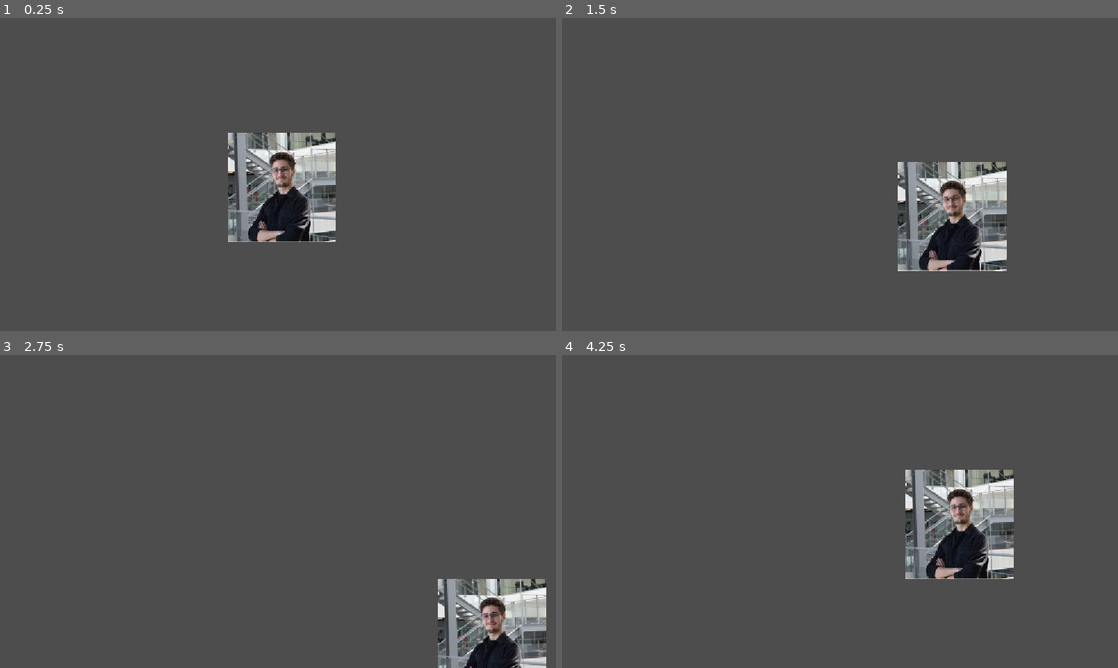
Above: before the commit, frames 1-4 (two rows, left to right).
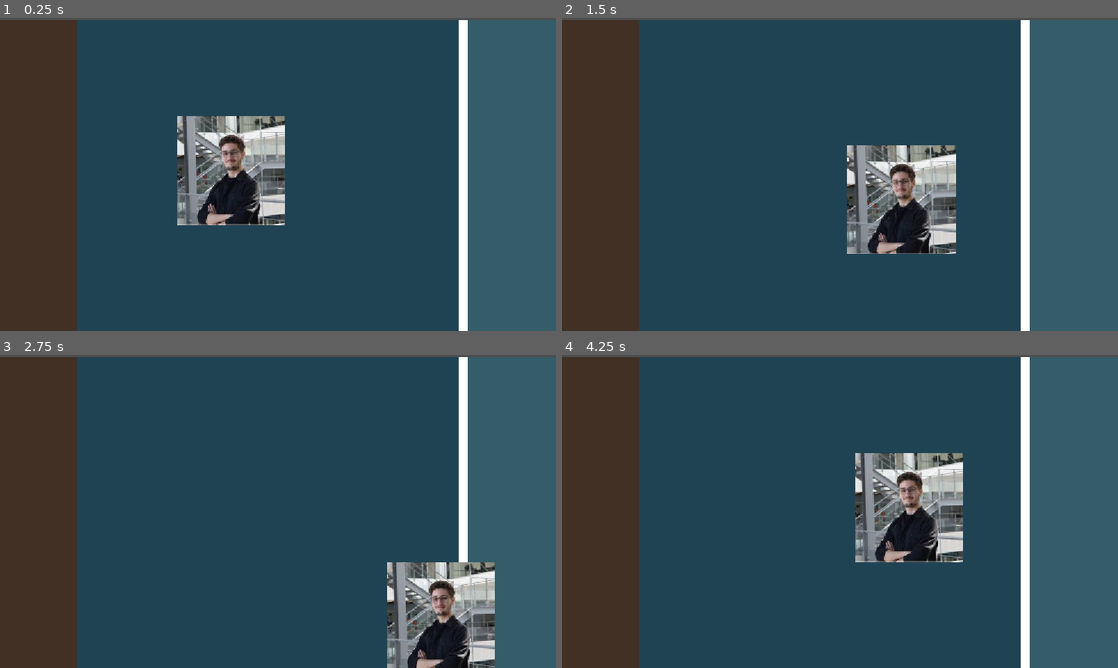
Above: after the commit, the same moments.

Repository: mariusstokkebro/Fish-fish-Fish
Game: Godot game, scene res://Scenes/level.tscn
The game is run twice, just before and just after one commit, with the same random seed, the same clock (stepped at 60 frames per second) and the same inputs. Before the commit the project starts from res://Scenes/MainDog_scene.tscn.
Inputs:
- Up to frame 1 (0.25 s): no input
- Up to frame 2 (1.5 s): tap Enter at 0.5 s; hold Right (ui_right) 0.53-1.28 s; hold Down (ui_down) from 1.28 s (still down)
- Up to frame 3 (2.75 s): release Down (ui_down) at 2.03 s; hold Right (ui_right) from 2.03 s (still down)
- Up to frame 4 (4.25 s): release Right (ui_right) at 2.78 s; hold Up (ui_up) 2.78-3.53 s; hold Left (ui_left) from 3.53 s (still down)

The runs differ from the first frame. In frame 1, 98% of the frame differs, in the area x 0-100%, y 0-100%; in frame 2, 98%; in frame 3, 98%; in frame 4, 98%.

Commit message:
player added to level

Diff:
--- /dev/null
+++ b/gorilla-fighting-game/Objects/porcupine_body.tscn
@@ -0,0 +1,16 @@
+[gd_scene format=3 uid="uid://cxp7tw36ke0yh"]
+
+[ext_resource type="Script" uid="uid://bra6eglb865r2" path="res://Scripts/character_body_2d.gd" id="1_mknlu"]
+[ext_resource type="Texture2D" uid="uid://1b0unr4q1sp4" path="res://Sprites/hehe.jpg" id="2_ayemm"]
+
+[sub_resource type="RectangleShape2D" id="RectangleShape2D_66c54"]
+
+[node name="PorcupineBody" type="CharacterBody2D" unique_id=313664581]
+script = ExtResource("1_mknlu")
+
+[node name="CollisionShape2D" type="CollisionShape2D" parent="." unique_id=543348037]
+shape = SubResource("RectangleShape2D_66c54")
+debug_color = Color(0.1399397, 0.54745126, 0.91012627, 0.41960785)
+
+[node name="Sprite2D" type="Sprite2D" parent="." unique_id=515046900]
+texture = ExtResource("2_ayemm")
--- /dev/null
+++ b/gorilla-fighting-game/Scenes/level.tscn
@@ -0,0 +1,55 @@
+[gd_scene format=3 uid="uid://m7uktegwyayq"]
+
+[ext_resource type="PackedScene" uid="uid://cxp7tw36ke0yh" path="res://Objects/porcupine_body.tscn" id="1_tumq0"]
+
+[node name="Level" type="Node2D" unique_id=13814193]
+position = Vector2(0, 4)
+
+[node name="OceanL" type="Node2D" parent="." unique_id=1603513351]
+position = Vector2(160, 0)
+scale = Vector2(800, 1080)
+
+[node name="ColorRect" type="ColorRect" parent="OceanL" unique_id=1621409080]
+offset_right = 1.0
+offset_bottom = 1.0
+mouse_filter = 2
+color = Color(0.1254902, 0.2627451, 0.3254902, 1)
+
+[node name="OceanL2" type="Node2D" parent="." unique_id=1347926857]
+position = Vector2(960, 0)
+scale = Vector2(800, 1080)
+
+[node name="ColorRect" type="ColorRect" parent="OceanL2" unique_id=845104509]
+offset_right = 1.0
+offset_bottom = 1.0
+mouse_filter = 2
+color = Color(0.20392157, 0.36078432, 0.4117647, 1)
+
+[node name="Divider" type="Node2D" parent="." unique_id=1628844154]
+position = Vector2(950, 0)
+scale = Vector2(20, 1080)
+
+[node name="ColorRect" type="ColorRect" parent="Divider" unique_id=1300069329]
+offset_right = 1.0
+offset_bottom = 1.0
+
+[node name="RodL" type="Node2D" parent="." unique_id=1811222397]
+scale = Vector2(160, 1080)
+
+[node name="ColorRect" type="ColorRect" parent="RodL" unique_id=1771300176]
+offset_right = 1.0
+offset_bottom = 1.0
+color = Color(0.25792736, 0.1882098, 0.1448898, 1)
+
+[node name="RodR" type="Node2D" parent="." unique_id=835874129]
+position = Vector2(1760, 0)
+scale = Vector2(160, 1080)
+
+[node name="ColorRect" type="ColorRect" parent="RodR" unique_id=2101076770]
+offset_right = 1.0
+offset_bottom = 1.0
+color = Color(0.25792736, 0.1882098, 0.1448898, 1)
+
+[node name="PorcupineBody" parent="." unique_id=313664581 instance=ExtResource("1_tumq0")]
+top_level = true
+position = Vector2(479, 316)
--- a/gorilla-fighting-game/project.godot
+++ b/gorilla-fighting-game/project.godot
@@ -11,7 +11,7 @@
 [application]
 
 config/name="Gorilla fighting game"
-run/main_scene="uid://dqvp8ny31g3s"
+run/main_scene="uid://m7uktegwyayq"
 config/features=PackedStringArray("4.7", "Forward Plus")
 config/icon="res://icon.svg"
 
